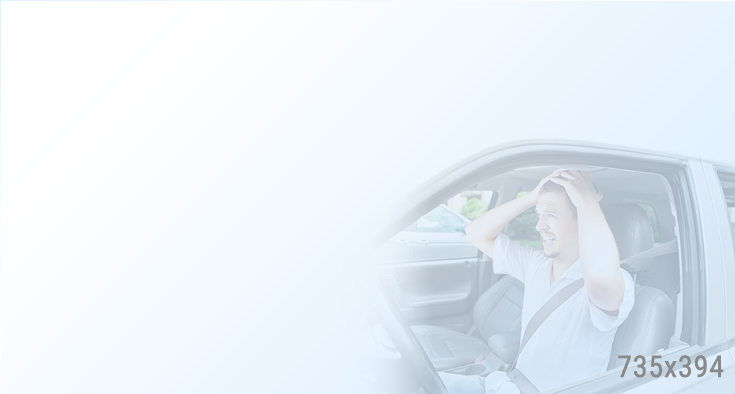
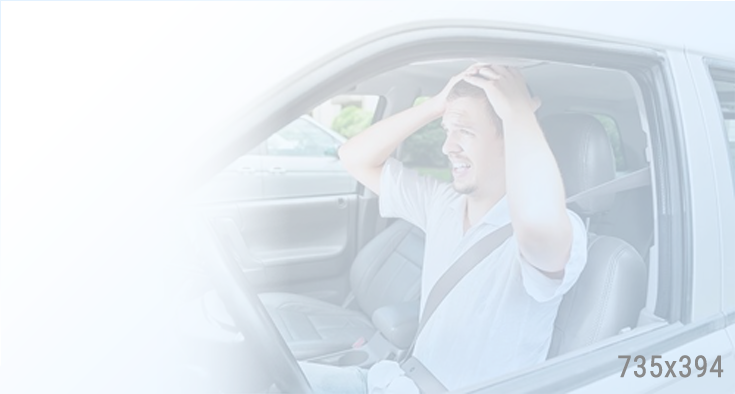
The second (735, 394) image is a revision of the first. Changes to its layers:
renamed "Layer 3" to "home-3-04-735x394", painted on it over left=187, top=17, right=735, bottom=394
